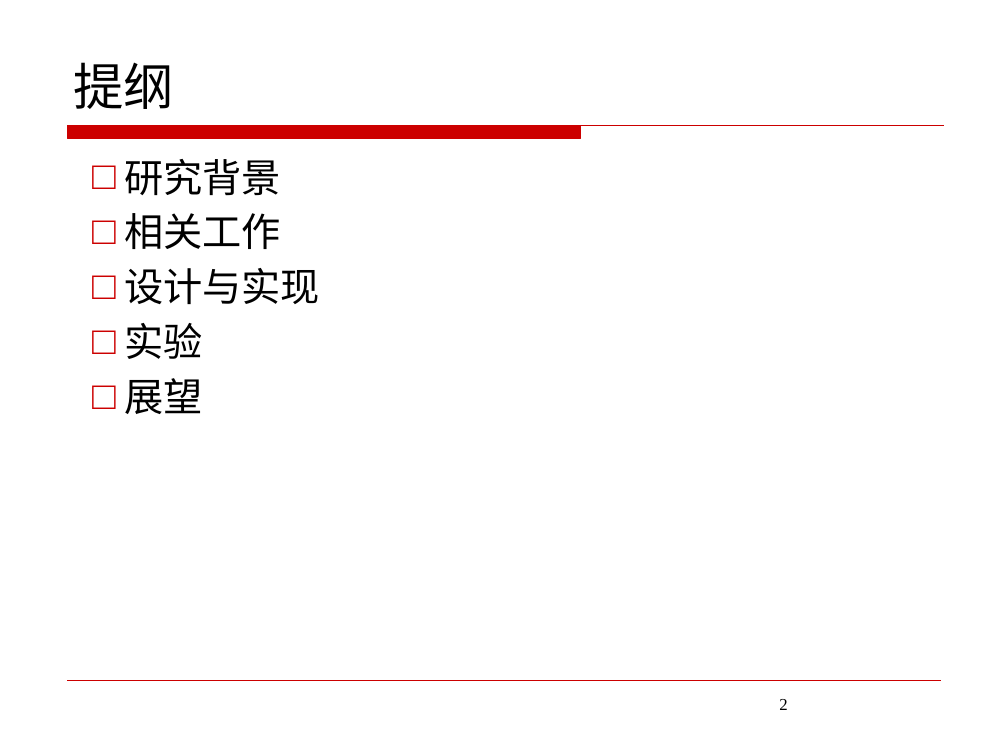
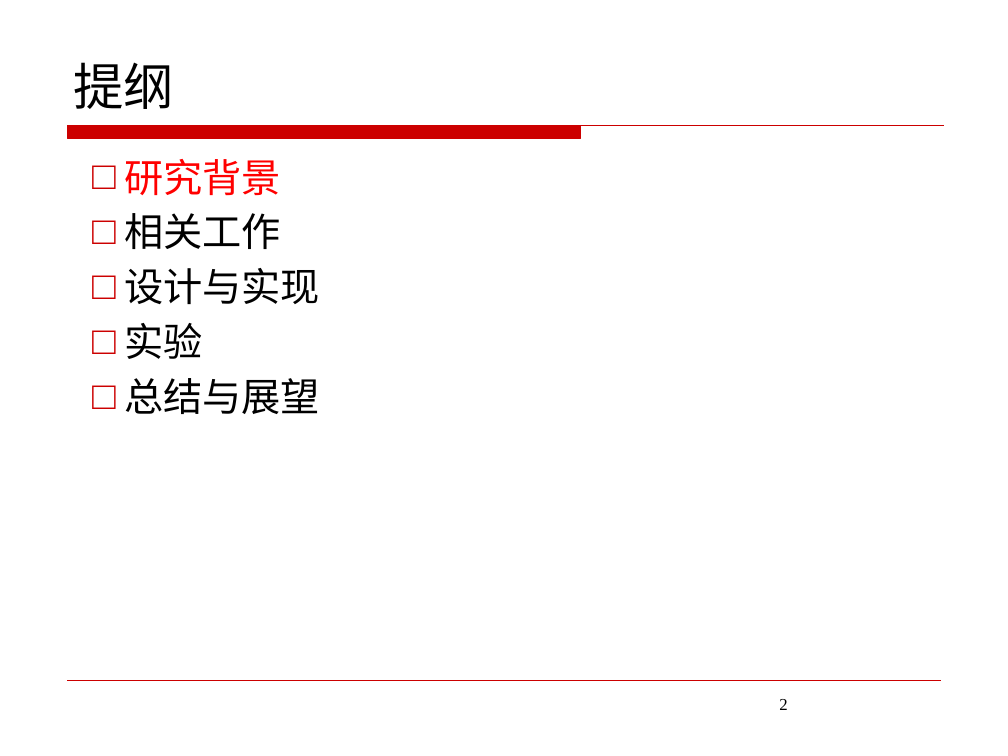
Before and after one commit to JoeHF/aet_data, a slide deck: slide 2 of 答辩/答辩ppt.pptx. Drawn at 1008x756 pixels with LibreOffice and Linux fonts; fonts in the diff are those of the drawing; background and template pictures are left out. Boxes give left, top, right and bottom in pixels: in the first picture for what was removed or moved away, otherwise in the second. Text is boxed around its words. In the diff, an @@ line names an element or a change of style, - is before the commit and + after.

```diff
--- a/答辩/答辩ppt.pptx
+++ b/答辩/答辩ppt.pptx
@@ text at (124,159,281,196): text colour #000000 to #FF0000 in "研究背景" @@
@@ text at (124,378,320,414): text changed @@
-□ 展望
+□ 总结与展望
```
Also in this commit, not shown: 8 other slides changed, 23 slides added, 19 slides removed, 11 other files.
